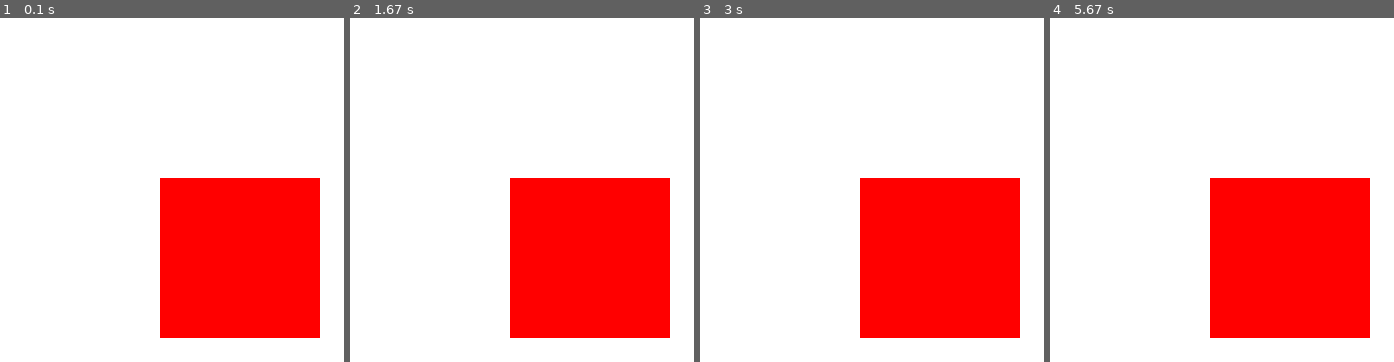
Above: before the commit, frames 1-4 (left to right).
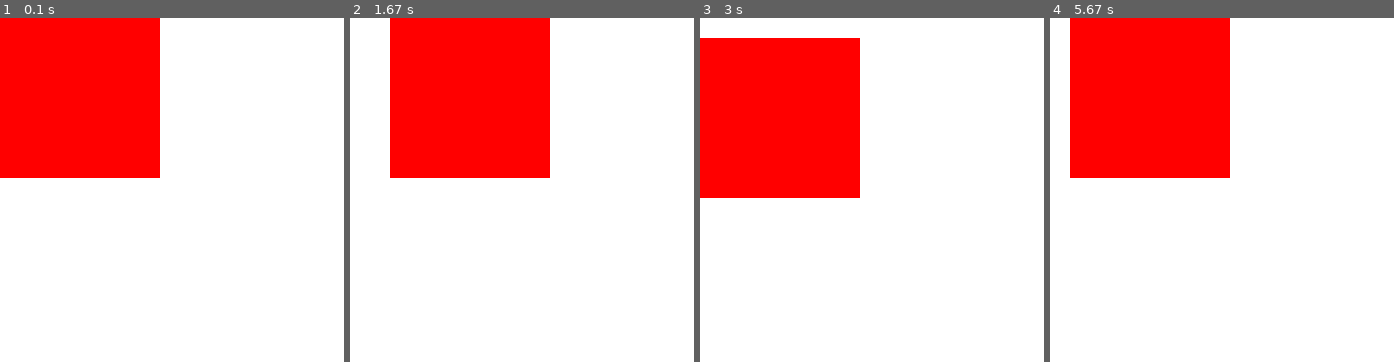
Above: after the commit, the same moments.

Repository: Guanngxu/pygame_learn
Game: pygame game, started from 移动的方块.py
The game is run twice, just before and just after one commit, with the same random seed, the same clock (stepped at 60 frames per second) and the same inputs.
Inputs:
- Up to frame 1 (0.1 s): no input
- Up to frame 2 (1.67 s): hold Right 0.33-0.8 s; hold Up 0.83-1.13 s; hold Right 1.17-1.63 s
- Up to frame 3 (3 s): hold Left 1.67-2.2 s; hold Down 2.23-2.53 s; hold Left 2.57-2.97 s
- Up to frame 4 (5.67 s): hold Up 3-3.37 s; hold Right 3.4-4.03 s; hold Down 4.07-4.43 s; hold Left 4.47-4.93 s; hold Right 4.97-5.43 s; hold Up from 5.47 s (still down)

The runs differ from the first frame. In frame 1, 43% of the frame differs, in the area x 0-94%, y 0-94%; in frame 2, 43%; in frame 3, 43%; in frame 4, 43%.

Commit message:
移动的方块

Diff:
--- a/移动的方块.py
+++ b/移动的方块.py
@@ -1,13 +1,53 @@
 import pygame
 
 pygame.init()
+# 设置窗口大小
 screen = pygame.display.set_mode((400, 400))
-screen.fill((255, 255, 255))
+x, y = 0, 0
 while True:
+    # 要有延时，防止 CPU 跑死
     pygame.time.delay(10)
     for event in pygame.event.get():
+        # 一定要有 quit 事件的判断，不然点击关闭按钮不会生效
         if event.type == pygame.QUIT:
             pygame.quit()
-    pygame.draw.rect(screen, (255, 0, 0), (40, 40, 40, 40))
+        if event.type == pygame.KEYDOWN:
+            if event.key == pygame.K_LEFT:
+                x -= 5
+            if event.key == pygame.K_RIGHT:
+                x += 5
+            # pygame 的坐标轴，x 轴朝右，y 轴朝下，所以向上时候 y 轴坐标应该变小
+            if event.key == pygame.K_UP:
+                y -= 5
+            if event.key == pygame.K_DOWN:
+                y += 5
+    # 上面的按键检测方法的特点是，每按一次键只会响应一次，不能实现长按某个按键一直移动的效果
+    # 下面这一段代码的按键检测方法可以实现长按一直移动的效果
+    '''
+    keys = pygame.key.get_pressed()
+    if keys[pygame.K_RIGHT]:
+        x += 5
+    if keys[pygame.K_LEFT]:
+        x -= 5
+    if keys[pygame.K_UP]:
+        y -= 5
+    if keys[pygame.K_DOWN]:
+        y += 5
+    '''
+    # 防止方块走出边界了
+    if x < 0:
+        x = 0
+    # 为什么是 360？因为方块的宽设置的是 40 ，而窗口大小设置的是 400，方块的坐标默认是左上角顶点，所以应该是 400-40
+    if x > 360:
+        x = 360
+    if y < 0:
+        y = 0
+    if y > 360:
+        y = 360
+    # 将窗口背景颜色设置为白色，这一句和下面画方块的一句不能对调顺序，否则不会出现红色方块
+    screen.fill((255, 255, 255))
+    # 画一个正方形，screen 表示在哪个地方画，第二个参数表示正方形的颜色，第三个参数中的四个数字中，前两个表示坐标，后两个表示长宽
+    pygame.draw.rect(screen, (255, 0, 0), (x, y, 40, 40))
+    # 对页面的内容修改了，需要刷新窗口才能看到
     pygame.display.update()
 pygame.quit()
